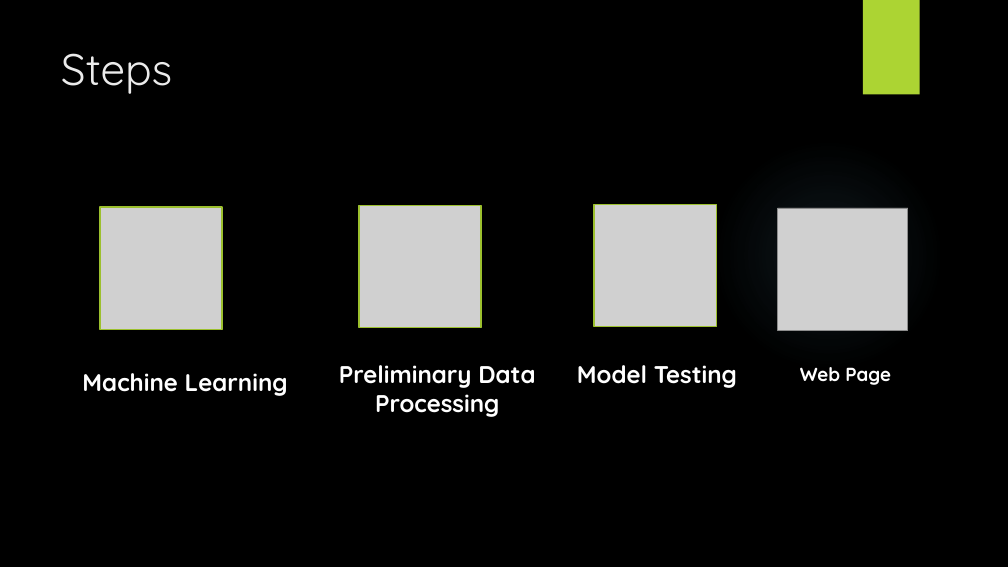
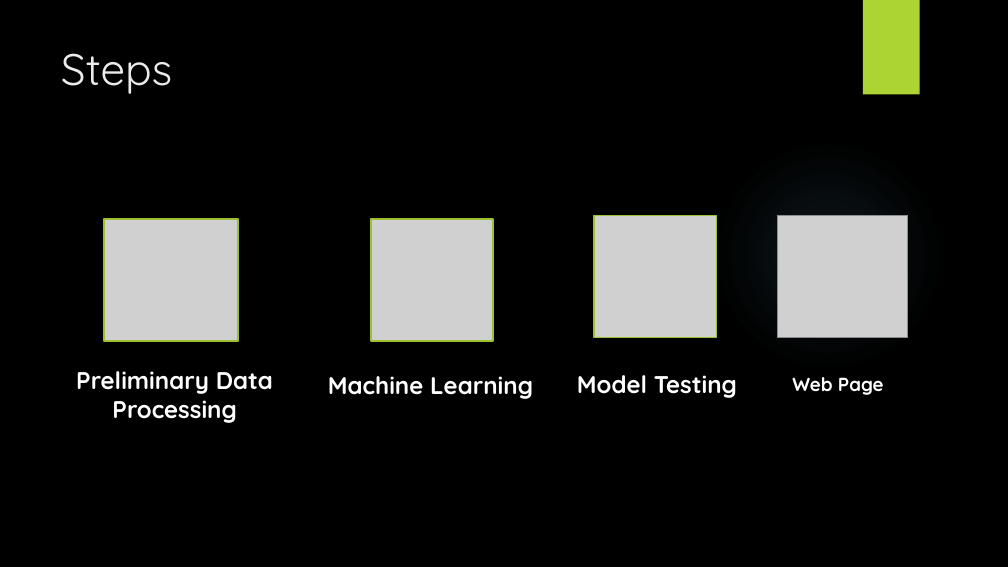
Before and after one commit to Minhtranaccount/Loan_Pay_Back_Ability, a slide deck: slide 4 of project 4 presentation.pptx. Drawn at 1008x567 pixels with LibreOffice and Linux fonts; fonts in the diff are those of the drawing; grey boxes stand for pictures; background and template pictures are left out. Boxes give left, top, right and bottom in pixels: in the first picture for what was removed or moved away, otherwise in the second. Text is boxed around its words. In the diff, an @@ line names an element or a change of style, - is before the commit and + after.

```diff
--- a/project 4 presentation.pptx
+++ b/project 4 presentation.pptx
@@ picture removed at (101, 207, 222, 329) @@
@@ picture: place and size @@
-picture at (359, 206, 481, 327)
+picture at (104, 219, 238, 341)
@@ picture added at (371, 219, 492, 340) @@
@@ text "Preliminary Data Processing": place and size @@
-text "Preliminary Data Processing" at (339, 365, 535, 417)
+text "Preliminary Data Processing" at (76, 371, 273, 423)
@@ text "Machine Learning": place and size @@
-text "Machine Learning" at (82, 373, 288, 396)
+text "Machine Learning" at (328, 376, 533, 399)
@@ 2 pictures, 1 text: place and size @@
-2 pictures, 1 text at (577, 205, 908, 388)
+2 pictures, 1 text at (577, 216, 908, 398)
@@ text "Web Page": place and size @@
-text "Web Page" at (800, 367, 891, 385)
+text "Web Page" at (792, 377, 884, 395)
```
Also in this commit, not shown: 4 other slides changed, 5 slides added, 2 slides removed.
